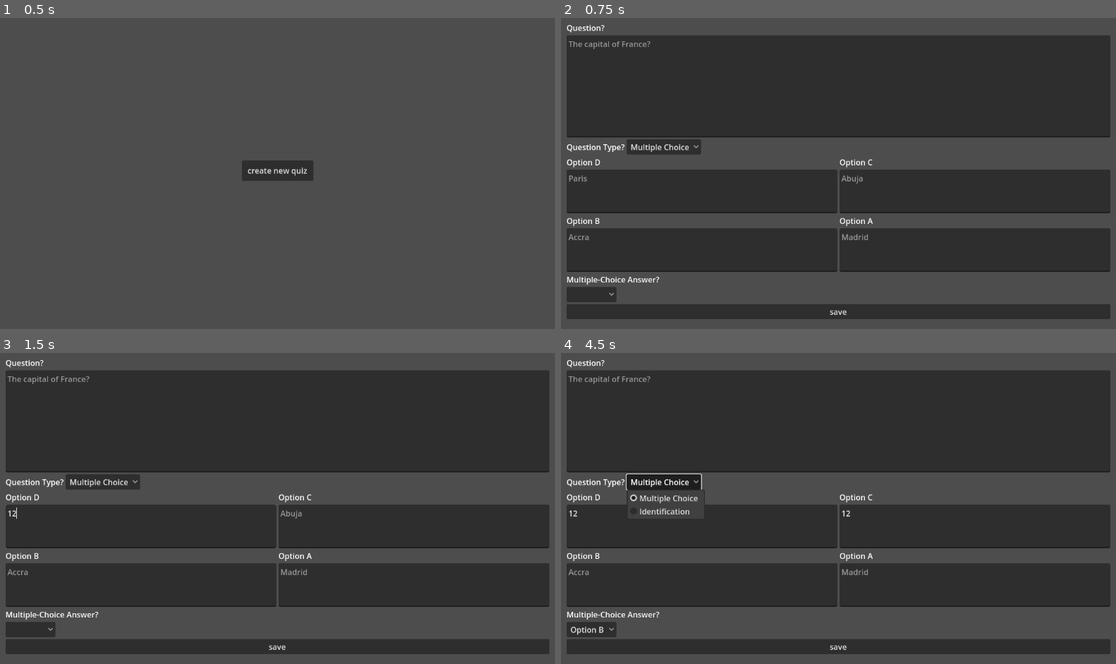
Above: before the commit, frames 1-4 (two rows, left to right).
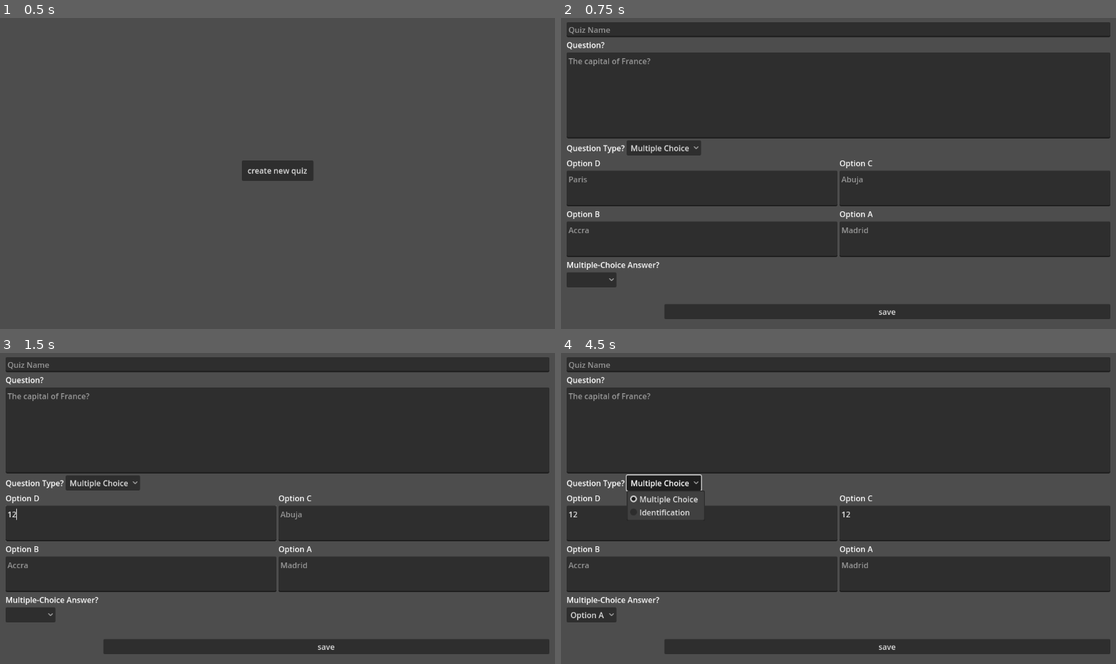
Above: after the commit, the same moments.

Repository: NwizuEmmanuel/qz-creator
Game: Godot game, scene res://home.tscn
Same seed, same stepped clock (60 frames per second), same inputs: the game is played once before the commit and once after it.
Inputs (mouse positions are in pixels of both pictures, inside the frame that each line leads up to; where the layout moved, square brackets give the same spot in the first picture):
- Up to frame 1 (0.5 s): no input
- Up to frame 2 (0.75 s): click "create new quiz" at 0.5 s
- Up to frame 3 (1.5 s): click (138, 527) at 1.27 s; type "12" at 1.35 s
- Up to frame 4 (4.5 s): click (977, 527) at 1.5 s; type "12" at 1.58 s; click "save" at 2 s; click (588, 614) [588, 629] at 2.75 s; click (588, 614) [588, 629] at 3.5 s; click "Multiple Choice" at 4.25 s

Frame 1 is identical in both runs. In frame 2, 21% of the frame differs, in the area x 1-99%, y 1-97%; in frame 3, 21%; in frame 4, 21%.

Commit message:
Add functionality to create and save quiz questions

Diff:
--- a/add_quiz.gd
+++ b/add_quiz.gd
@@ -1,5 +1,57 @@
 extends Control
 
+@onready var identification_input := $MarginContainer/VBoxContainer/IdentificationInput
+@onready var mc_answer_input := $MarginContainer/VBoxContainer/MCAnswerInput
+@onready var question_input := $MarginContainer/VBoxContainer/VBoxContainer/QuestionInput
+@onready var option_a := $MarginContainer/VBoxContainer/GridContainer/VBoxContainer4/OptionAInput
+@onready var option_b := $MarginContainer/VBoxContainer/GridContainer/VBoxContainer3/OptionBInput
+@onready var option_c := $MarginContainer/VBoxContainer/GridContainer/VBoxContainer2/OptionCInput
+@onready var option_d := $MarginContainer/VBoxContainer/GridContainer/VBoxContainer/OptionDInput
+@onready var question_type := $MarginContainer/VBoxContainer/HBoxContainer/QuestionTypeInput
+@onready var quiz_name := $MarginContainer/VBoxContainer/HBoxContainer2/QuizName
+
+var questions = []
+
+func add_identification_question(text, answer):
+	var q = {
+		"question_type": 1,
+		"question_text": text,
+		"identification_answer": answer,
+		"options": [],
+		"correct_option": -1
+	}
+
+	questions.append(q)
+
+func add_multiple_choice_question(text, option_array, correct_index):
+	var q = {
+		"question_type": 0,
+		"question_text": text,
+		"identification_answer": "",
+		"options": option_array,
+		"correct_option": correct_index
+	}
+	questions.append(q)
+
+
+func add_question():
+	if (question_type.selected == 0):
+		var question = question_input.text
+		var options = [option_a.text, option_b.text, option_c.text, option_d.text]
+		var correct_index = mc_answer_input.selected
+		add_multiple_choice_question(question,options,correct_index)
+	else:
+		var question = question_input.text
+		var answer = identification_input.text
+		add_identification_question(question, answer)
+
+
+func save_questions_to_file():
+	var filename = quiz_name.text.strip_edges()
+	var file = FileAccess.open("user://"+ filename + ".json", FileAccess.WRITE)
+	var json_string = JSON.stringify(questions, "\t")
+	file.store_string(json_string)
+	file.close()
 
 # Called when the node enters the scene tree for the first time.
 func _ready() -> void:
@@ -21,18 +73,23 @@
 
 func enable_multiple_choice():
 	$MarginContainer/VBoxContainer/GridContainer.show()
-	$MarginContainer/VBoxContainer/MCAnswerInput.show()
+	mc_answer_input.show()
 	$MarginContainer/VBoxContainer/MCAnswerText.show()
 
 func disable_multiple_choice():
 	$MarginContainer/VBoxContainer/GridContainer.hide()
-	$MarginContainer/VBoxContainer/MCAnswerInput.hide()
+	mc_answer_input.hide()
 	$MarginContainer/VBoxContainer/MCAnswerText.hide()
 
 func enable_identification():
 	$MarginContainer/VBoxContainer/IdentificationText.show()
-	$MarginContainer/VBoxContainer/IdentificationInput.show()
+	identification_input.show()
 
 func disable_identification():
 	$MarginContainer/VBoxContainer/IdentificationText.hide()
-	$MarginContainer/VBoxContainer/IdentificationInput.hide()
+	identification_input.hide()
+
+
+func _on_save_btn_pressed() -> void:
+	add_question()
+	save_questions_to_file()
--- a/add_quiz.tscn
+++ b/add_quiz.tscn
@@ -26,6 +26,14 @@
 [node name="VBoxContainer" type="VBoxContainer" parent="MarginContainer"]
 layout_mode = 2
 theme_override_constants/separation = 4
+
+[node name="HBoxContainer2" type="HBoxContainer" parent="MarginContainer/VBoxContainer"]
+layout_mode = 2
+
+[node name="QuizName" type="LineEdit" parent="MarginContainer/VBoxContainer/HBoxContainer2"]
+layout_mode = 2
+size_flags_horizontal = 3
+placeholder_text = "Quiz Name"
 
 [node name="VBoxContainer" type="VBoxContainer" parent="MarginContainer/VBoxContainer"]
 layout_mode = 2
@@ -152,8 +160,14 @@
 size_flags_vertical = 3
 placeholder_text = "Paris"
 
-[node name="SaveBtn" type="Button" parent="MarginContainer/VBoxContainer"]
+[node name="MarginContainer" type="MarginContainer" parent="MarginContainer/VBoxContainer"]
+layout_mode = 2
+theme_override_constants/margin_left = 200
+theme_override_constants/margin_top = 30
+
+[node name="SaveBtn" type="Button" parent="MarginContainer/VBoxContainer/MarginContainer"]
 layout_mode = 2
 text = "save"
 
 [connection signal="item_selected" from="MarginContainer/VBoxContainer/HBoxContainer/QuestionTypeInput" to="." method="_on_question_type_input_item_selected"]
+[connection signal="pressed" from="MarginContainer/VBoxContainer/MarginContainer/SaveBtn" to="." method="_on_save_btn_pressed"]
